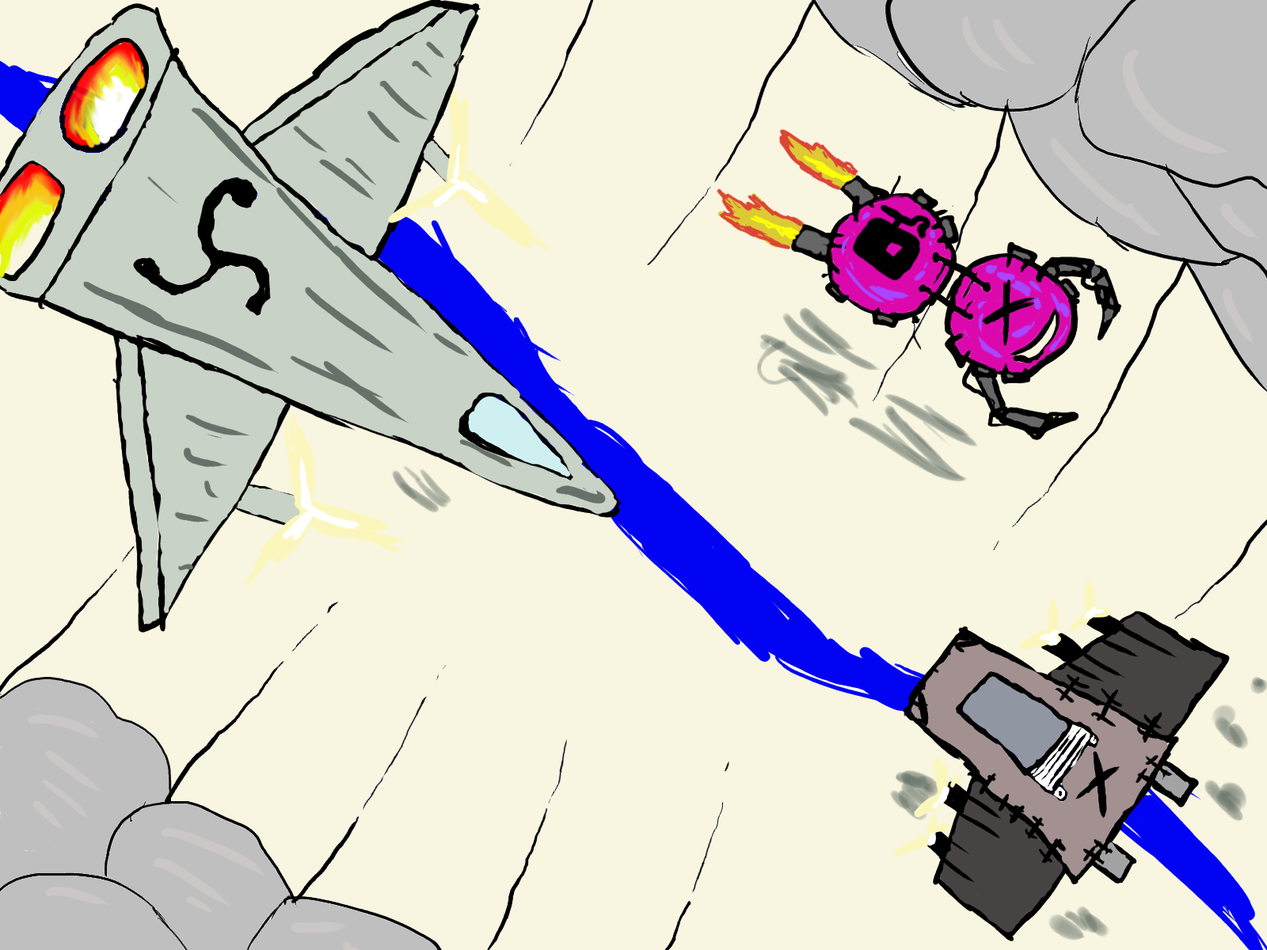
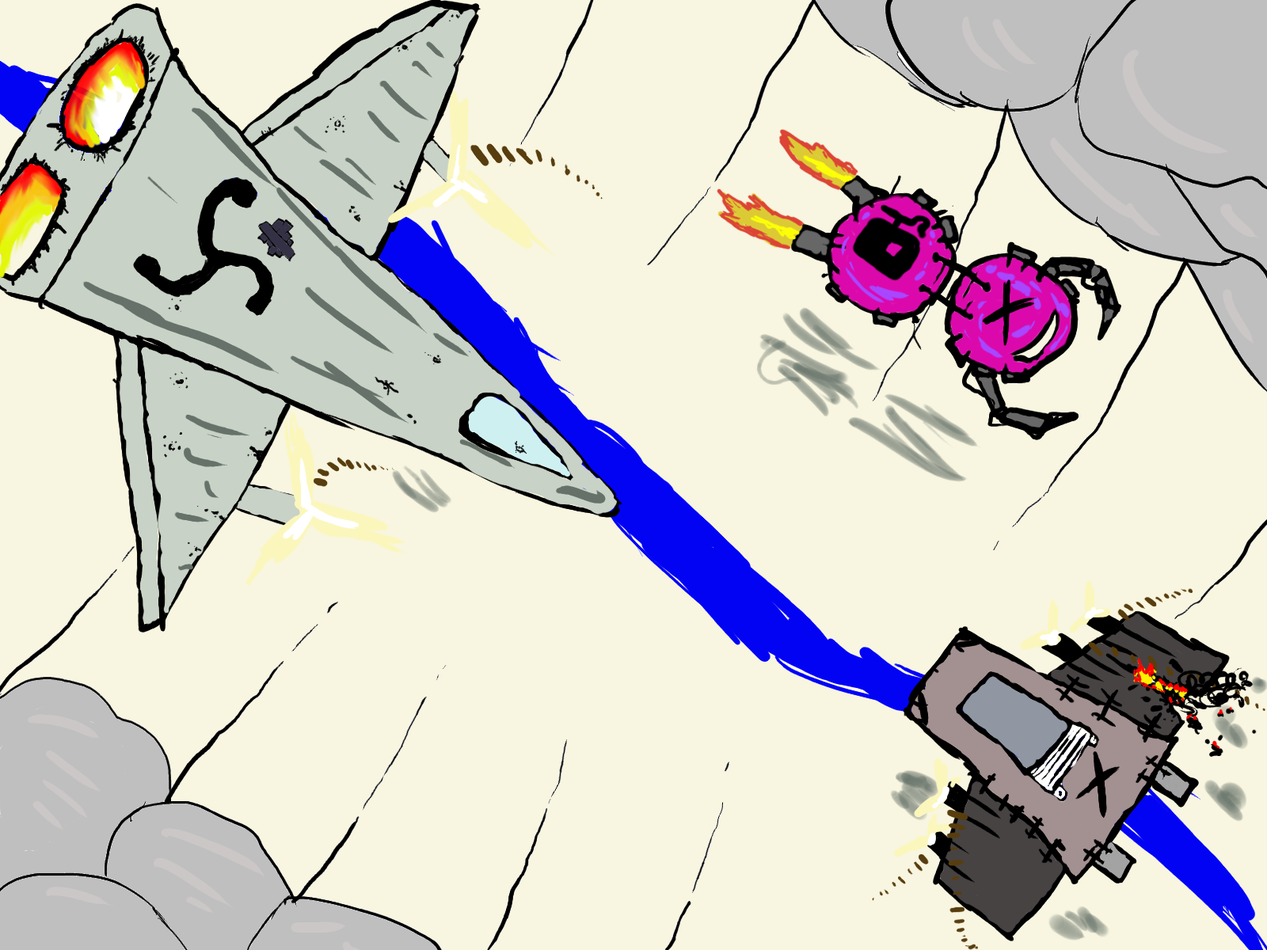
The second w=1267, h=950 image is a revision of the first. Changes to its layers:
painted on "enemy" over [871, 588, 1266, 950]
painted on "ship" over [0, 11, 604, 557]
